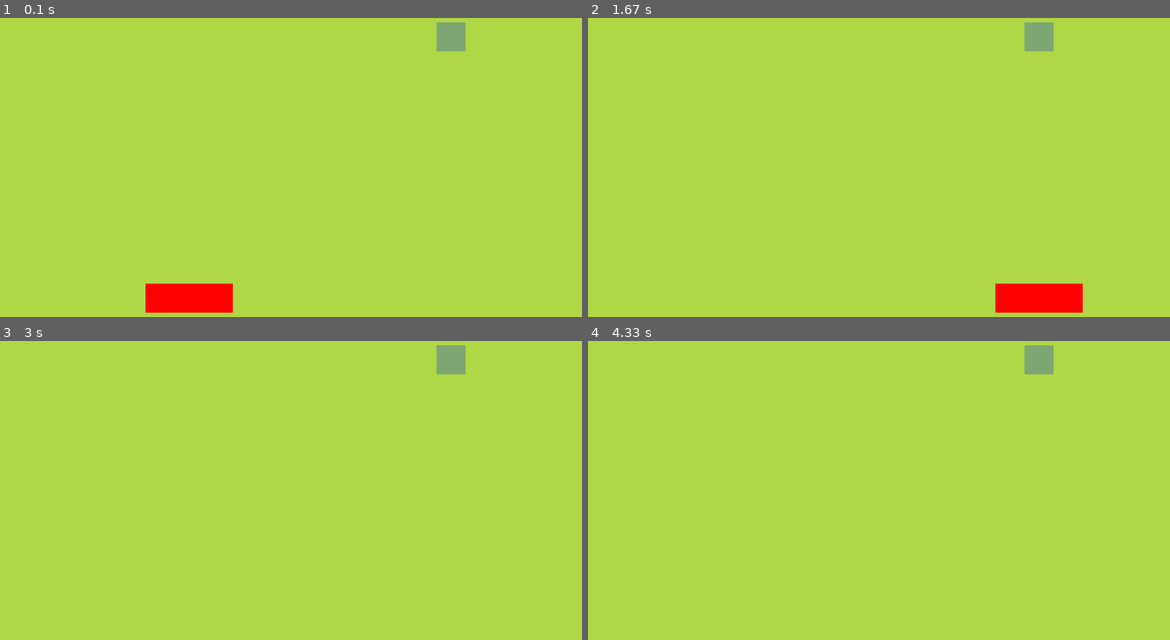
Above: before the commit, frames 1-4 (two rows, left to right).
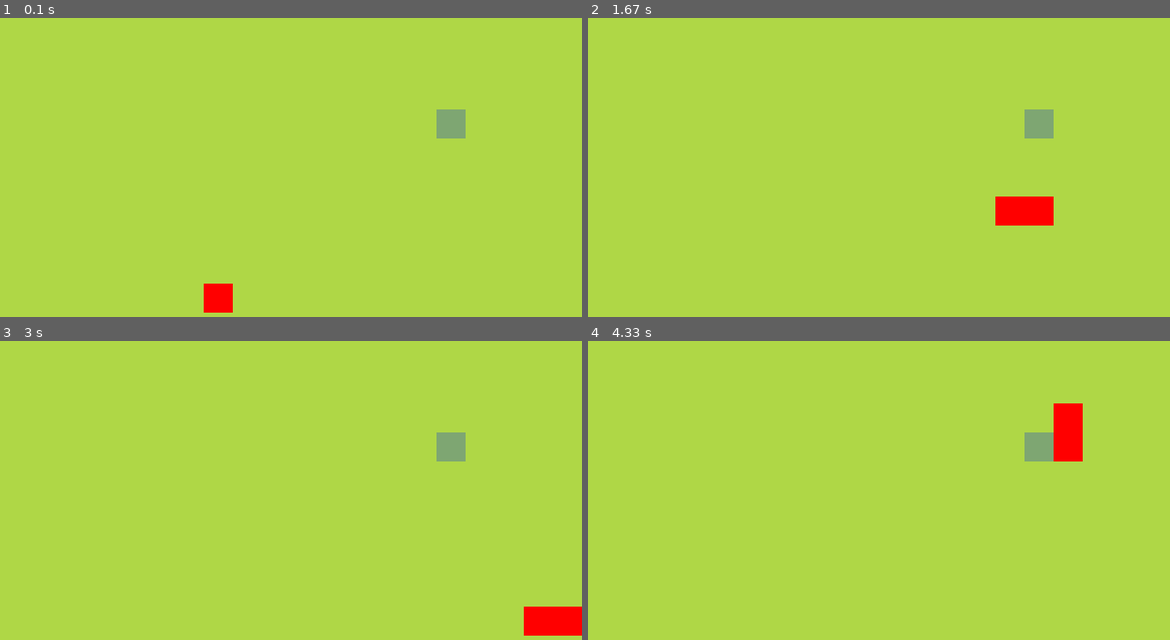
Above: after the commit, the same moments.

Repository: sean-d/pygame-snake
Game: pygame game, started from game.py
Two runs of this game, one before a commit and one after it. Both use one fixed random seed, a clock stepped at 60 frames per second and the inputs below.
Inputs:
- Up to frame 1 (0.1 s): no input
- Up to frame 2 (1.67 s): hold Right 0.33-0.8 s; hold Up 0.83-1.3 s; hold Right from 1.33 s (still down)
- Up to frame 3 (3 s): release Right at 1.8 s; hold Left 1.83-2.37 s; hold Down 2.4-2.7 s; hold Left from 2.73 s (still down)
- Up to frame 4 (4.33 s): release Left at 3.13 s; hold Up 3.17-3.53 s; hold Down from 4.23 s (still down)

The runs differ from the first frame. In frame 1, 1.9% of the frame differs, in the area x 25-80%, y 1-99%; in frame 2, 3.4%, in the area x 70-85%, y 1-99%; in frame 3, 1.9%; in frame 4, 1.9%.

Commit message:
nuked pycache...because. updated readme as working. added fruit pickup, collision death with boundaries and snake. also points when collecting fruit and the snake grows each time the fruit is eaten.

Diff:
--- a/game.py
+++ b/game.py
@@ -1,46 +1,93 @@
+import pygame
 import random
-import sys, pygame
+import sys
+
 from pygame.math import Vector2
+
 from settings import cell_number, cell_size
 
 
 class FRUIT:
 
     def __init__(self):
-        self.x = random.randint(0, cell_number - 1)
-        self.y = random.randint(0, cell_number - 1)
-        self.pos = Vector2(self.x, self.y)
+        self.x, self.y, self.pos = 0, 0, Vector2(0, 0)
+        self.new_fruit()
 
     def draw_fruit(self):
         fruit_rect = pygame.Rect(int(self.pos.x * cell_size), int(self.pos.y * cell_size), cell_size, cell_size)
         pygame.draw.rect(screen, (126, 166, 114), fruit_rect)
 
+    def new_fruit(self):
+        self.x = random.randint(0, cell_number - 1)
+        self.y = random.randint(0, cell_number - 1)
+        self.pos = Vector2(self.x, self.y)
+
 
 class SNAKE:
     def __init__(self):
-        # list containing all snake body parts as vectors
-        self.body = [Vector2(5, 10), Vector2(6, 10), Vector2(7, 10)]
-        self.direction = Vector2(1,0)
+        self.body = [Vector2(7, 10)]
+        self.direction = Vector2(1, 0)
+        self.score = 0
+
+    def add_block_to_snake(self):
+        if len(self.body) >= 2:
+            last_item = self.body[-1]
+        else:
+            last_item = self.body[:]
+        self.body.append(Vector2(last_item.x, last_item.y + 1))
 
     def draw_snake(self):
         for block in self.body:
             snake_body_rect = pygame.Rect(int(block.x * cell_size), int(block.y * cell_size), cell_size, cell_size)
             pygame.draw.rect(screen, (255, 0, 0), snake_body_rect)
+            print(len(self.body))
 
     def move_snake(self):
-        body_double = self.body[:-1]
+        if len(self.body) >= 2:
+            body_double = self.body[:-1]
+        else:
+            body_double = self.body[:]
         body_double.insert(0, body_double[0] + self.direction)
         self.body = body_double[:]
 
 
+class GAME:
+    def __init__(self):
+        self.snake = SNAKE()
+        self.fruit = FRUIT()
+
+    def check_game_over(self):
+        # if x/y in head vector is less than  or equal 0 (far left wall) or greater than 20 (far right wall)
+        if not 0 <= self.snake.body[0].x < cell_number or not 0 <= self.snake.body[0].y < cell_number:
+            self.game_over()
+        for block in self.snake.body[1:]:
+            if block == self.snake.body[0]:
+                self.game_over()
+
+    def draw_things(self):
+        self.fruit.draw_fruit()
+        self.snake.draw_snake()
+
+    def game_over(self):
+        pygame.quit()
+        sys.exit()
+
+    def snake_eats_fruit(self):
+        if self.fruit.pos == self.snake.body[0]:
+            self.snake.score += 1
+            self.snake.add_block_to_snake()
+            self.fruit.new_fruit()
+
+    def update(self):
+        self.snake.move_snake()
+        self.check_game_over()
+        self.snake_eats_fruit()
 
 
 pygame.init()
 screen = pygame.display.set_mode((cell_size * cell_number, cell_size * cell_number))
 clock = pygame.time.Clock()
-
-Orange = FRUIT()
-Snake = SNAKE()
+Game = GAME()
 
 SNAKE_IS_MOVING = pygame.USEREVENT
 pygame.time.set_timer(SNAKE_IS_MOVING, 150)
@@ -51,10 +98,22 @@
             pygame.quit()
             sys.exit()
         if event.type == SNAKE_IS_MOVING:
-            Snake.move_snake()
+            Game.update()
+        if event.type == pygame.KEYDOWN:
+            if event.key == pygame.K_UP:
+                if Game.snake.direction.y != 1:
+                    Game.snake.direction = Vector2(0, -1)
+            if event.key == pygame.K_DOWN:
+                if Game.snake.direction.y != -1:
+                    Game.snake.direction = Vector2(0, 1)
+            if event.key == pygame.K_LEFT:
+                if Game.snake.direction.x != 1:
+                    Game.snake.direction = Vector2(-1, 0)
+            if event.key == pygame.K_RIGHT:
+                if Game.snake.direction.x != -1:
+                    Game.snake.direction = Vector2(1, 0)
 
     screen.fill((175, 215, 70))
-    Orange.draw_fruit()
-    Snake.draw_snake()
+    Game.draw_things()
     pygame.display.update()
     clock.tick(60)
Not shown, changed: README.md
